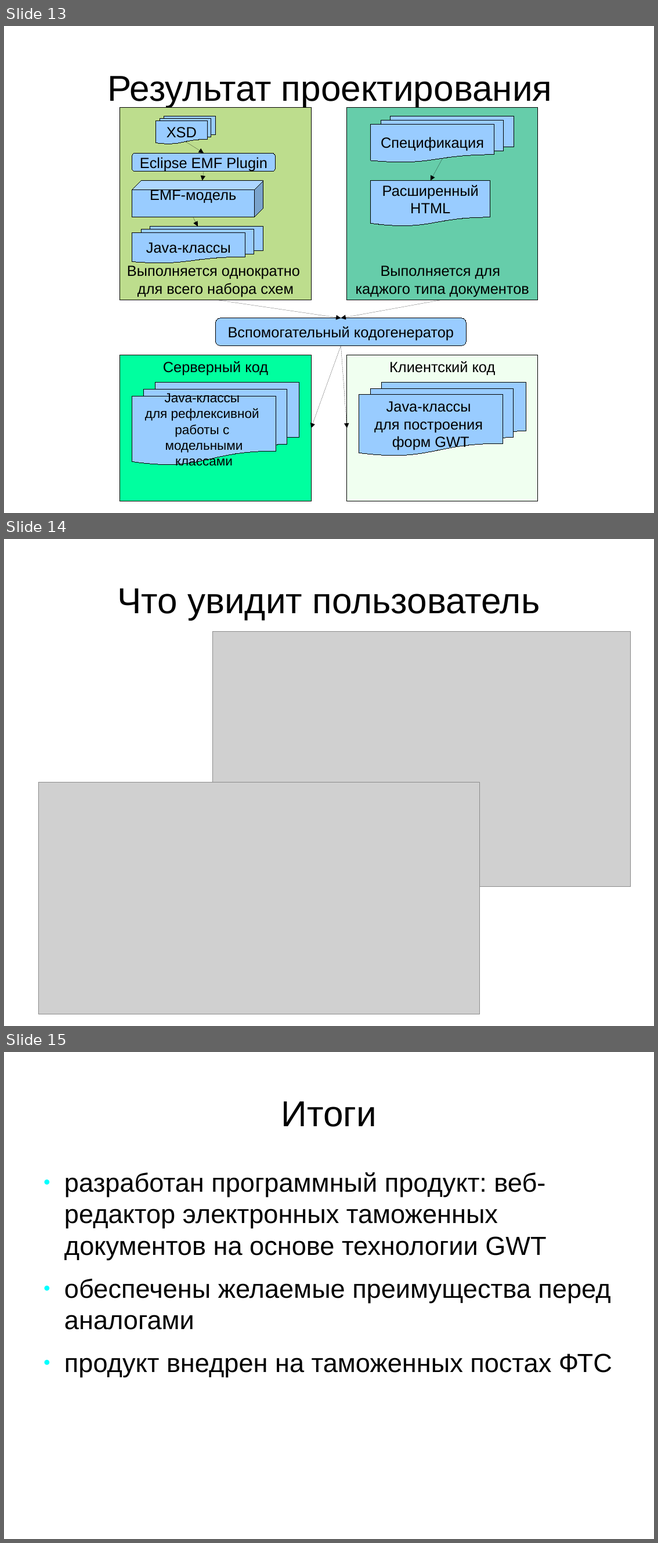
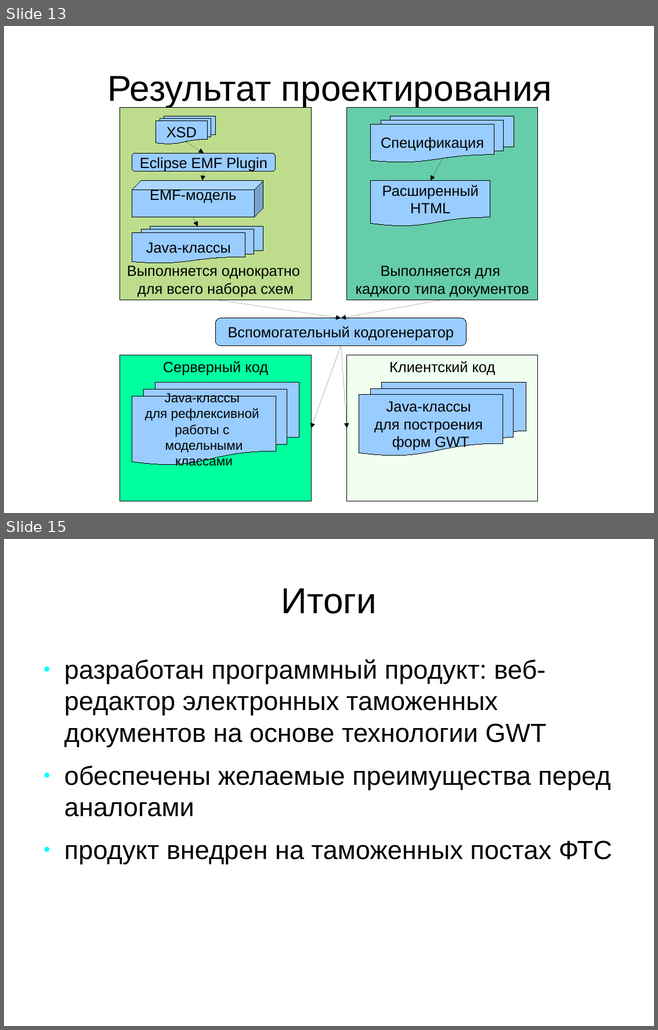
Before and after one commit to aeremenok/a-team-777, a slide deck: diploma/eav/diploma/demo.odp. Shown one above the other, each under a label of ours: slides 13, 14 and 15 before the commit, slides 13 and 15 after it; the slides between them are not shown. The pictures are 658x1543 and 658x1030 pixels, drawn with LibreOffice and Linux fonts; fonts in the diff are those of the drawing; grey boxes stand for pictures. Boxes give left, top, right and bottom in pixels: in the first picture for what was removed or moved away, otherwise in the second. Text is boxed around its words. In the diff, an @@ line names an element or a change of style, - is before the commit and + after.

```diff
--- a/diploma/eav/diploma/demo.odp
+++ b/diploma/eav/diploma/demo.odp
@@ slide 14 removed at box(4, 539, 654, 1026), background #FFFFFF @@
@@ title removed at box(118, 588, 539, 620) @@
-Что увидит пользователь
@@ picture removed at box(213, 632, 630, 887) @@
@@ picture removed at box(39, 783, 480, 1015) @@
```
Also in this commit, not shown: 2 slides changed, 1 slide added, 1 other file.
